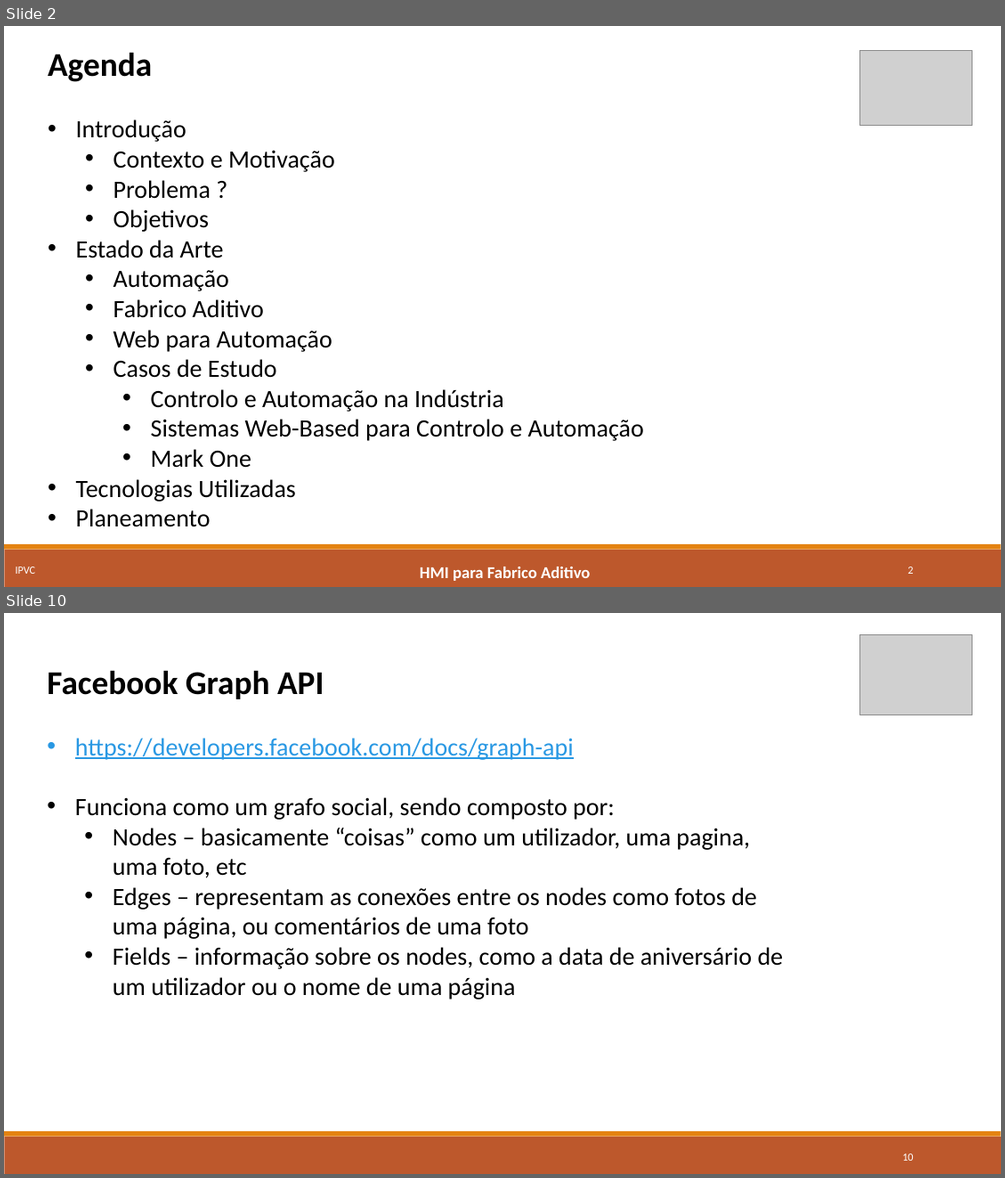
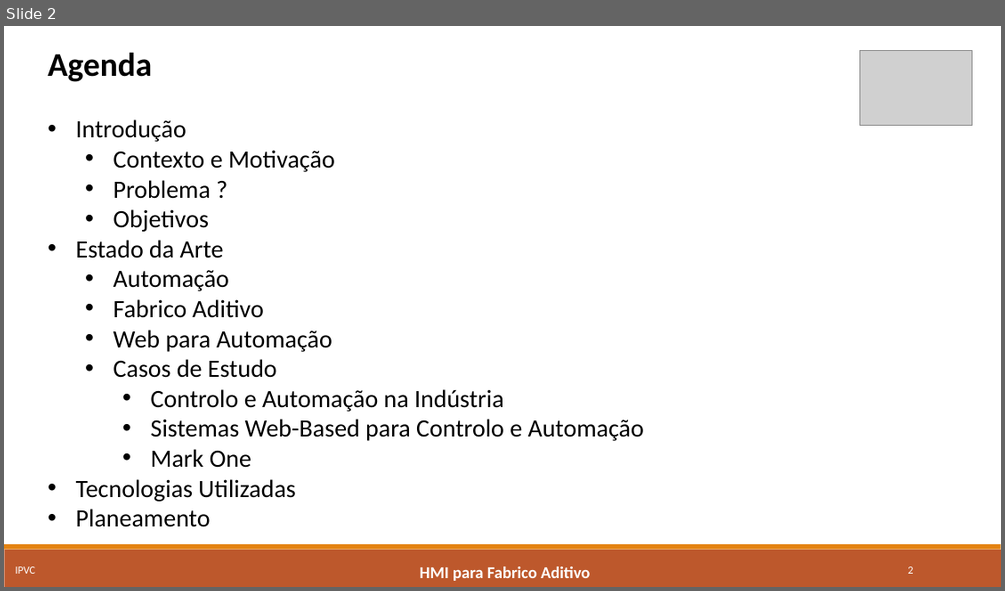
Before and after one commit to marcorlsrodrigues/projeto, a slide deck: Apresentacao Intermedia - Marco Rodrigues.pptx. Shown one above the other, each under a label of ours: slides 2 and 10 before the commit, slide 2 after it; the slides between them are not shown. The pictures are 1005x1178 and 1005x591 pixels, drawn with LibreOffice and Linux fonts; fonts in the diff are those of the drawing; grey boxes stand for pictures. Boxes give left, top, right and bottom in pixels: in the first picture for what was removed or moved away, otherwise in the second. Text is boxed around its words. In the diff, an @@ line names an element or a change of style, - is before the commit and + after.

```diff
--- a/Apresentacao Intermedia - Marco Rodrigues.pptx
+++ b/Apresentacao Intermedia - Marco Rodrigues.pptx
@@ slide 10 removed at bbox=[4, 613, 1001, 1174], background #FFFFFF; not listed: 2 template elements that a slide beside it also shows @@
@@ picture removed at bbox=[860, 634, 972, 715] @@
@@ text removed at bbox=[47, 670, 784, 999] @@
-Facebook Graph API
-• https://developers.facebook.com/docs/graph-api
-• Funciona como um grafo social, sendo composto por:
-  • Nodes – basicamente “coisas” como um utilizador, uma pagina, uma foto, etc
-  • Edges – representam as conexões entre os nodes como fotos de uma página, ou comentários de uma foto
-  • Fields – informação sobre os nodes, como a data de aniversário de um utilizador ou o nome de uma página
@@ page number removed at bbox=[902, 1153, 913, 1160] @@
-10
```
Also in this commit, not shown: 4 slides changed, 7 slides added, 6 other slides removed, 4 other files.
